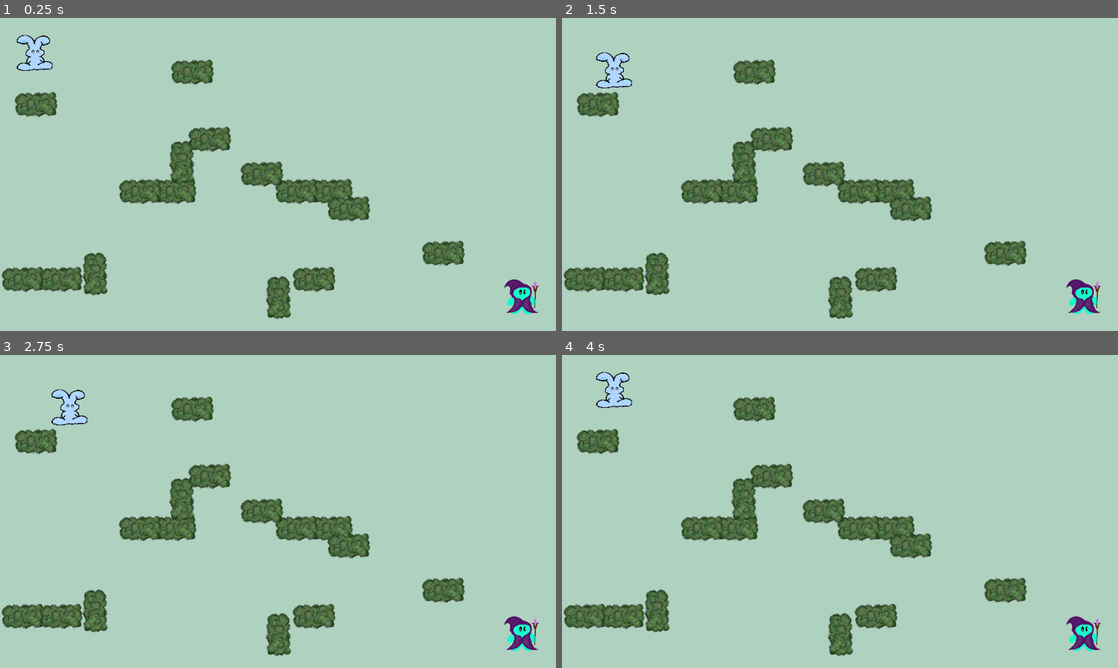
Above: before the commit, frames 1-4 (two rows, left to right).
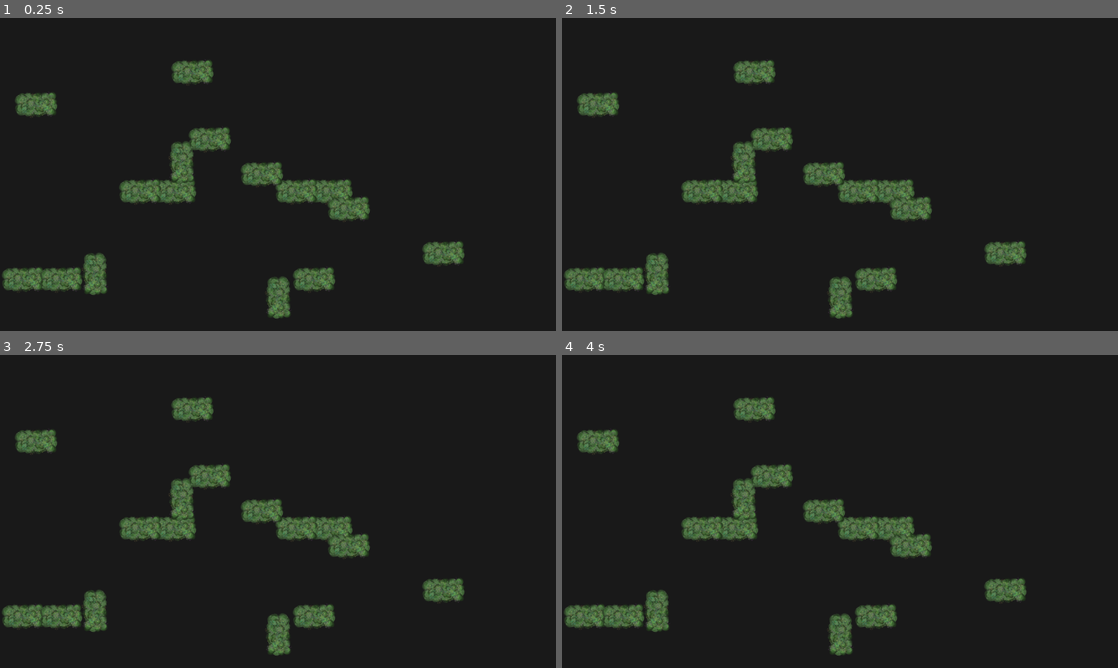
Above: after the commit, the same moments.

Repository: Robb-Fr/orbital-game-jam-6
Game: Godot game, scene res://scenes/main.tscn
Same seed, same stepped clock (60 frames per second), same inputs: the game is played once before the commit and once after it.
Inputs:
- Up to frame 1 (0.25 s): no input
- Up to frame 2 (1.5 s): tap Enter at 0.5 s; hold D (left_move_right) 0.53-1.28 s; tap Space at 1.25 s; hold S (left_move_down) from 1.28 s (still down)
- Up to frame 3 (2.75 s): tap Enter at 2 s; release S (left_move_down) at 2.03 s; hold D (left_move_right) from 2.03 s (still down)
- Up to frame 4 (4 s): tap Space at 2.75 s; release D (left_move_right) at 2.78 s; hold W (left_move_up) 2.78-3.53 s; tap Enter at 3.5 s; hold A (left_move_left) from 3.53 s (still down)

The runs differ from the first frame. In frame 1, 93% of the frame differs, in the area x 0-100%, y 0-100%; in frame 2, 93%; in frame 3, 93%; in frame 4, 93%.

Commit message:
updates scene behaviour

Diff:
--- a/scenes/hero.gd
+++ b/scenes/hero.gd
@@ -1,12 +1,18 @@
 extends Player
 class_name Hero
+
+func _ready():
+	super._ready()
+	$AnimatedSprite2D.play("hero")
 
 func get_input() -> Vector2:
 	var velocity = Vector2.ZERO # The player's movement vector.
 	if Input.is_action_just_pressed("left_move_right"):
 		velocity.x += 1
+		$AnimatedSprite2D.flip_h = false
 	if Input.is_action_just_pressed("left_move_left"):
 		velocity.x -= 1
+		$AnimatedSprite2D.flip_h = true
 	if Input.is_action_just_pressed("left_move_down"):
 		velocity.y += 1
 	if Input.is_action_just_pressed("left_move_up"):
--- a/scenes/main.gd
+++ b/scenes/main.gd
@@ -3,10 +3,10 @@
 
 # Called when the node enters the scene tree for the first time.
 func _ready():
-	#$DarkTimer.start()
-	#$Hero.visible = false
-	#$Wizard.visible = false
-	#$Clouds.visible = true
+	$DarkTimer.start()
+	$Hero.visible = false
+	$Wizard.visible = false
+	$Clouds.visible = true
 	pass
 
 # Called every frame. 'delta' is the elapsed time since the previous frame.
@@ -18,6 +18,8 @@
 	$Clouds.visible = true
 	$Hero.visible = false
 	$Wizard.visible = false
+	$Hero.can_move = true
+	$Wizard.can_move = true
 	$DarkTimer.start()
 	print("flash timer timeout")
 
@@ -26,5 +28,10 @@
 	$Clouds.visible = false
 	$Hero.visible = true
 	$Wizard.visible = true
-	$FlashTimer.start()
+	$Hero.can_move = false
+	$Wizard.can_move = false
+	if $Hero.dead or $Wizard.dead:
+		print("finished")
+	else:
+		$FlashTimer.start()
 	print("dark timer timeout")
--- a/scenes/main.tscn
+++ b/scenes/main.tscn
@@ -1,36 +1,12 @@
-[gd_scene load_steps=12 format=3 uid="uid://s1oq8ubwvqrs"]
+[gd_scene load_steps=8 format=3 uid="uid://s1oq8ubwvqrs"]
 
 [ext_resource type="PackedScene" uid="uid://c5e6ve0xy1frm" path="res://scenes/wall.tscn" id="1_juajr"]
 [ext_resource type="Script" path="res://scenes/main.gd" id="1_vclpo"]
 [ext_resource type="PackedScene" uid="uid://onl7ofsree7u" path="res://scenes/player.tscn" id="2_47bs6"]
 [ext_resource type="Script" path="res://scenes/hero.gd" id="3_vucas"]
 [ext_resource type="Script" path="res://scenes/wizard.gd" id="4_f7c6c"]
-[ext_resource type="Texture2D" uid="uid://c6km0huxahmm7" path="res://art/bunny_1.png" id="4_rp72q"]
-[ext_resource type="Texture2D" uid="uid://b8yj3e7ic4135" path="res://art/wizard_1.png" id="5_vq5od"]
 [ext_resource type="Script" path="res://sound/music.gd" id="7_a3q6i"]
 [ext_resource type="Script" path="res://sound/sounds.gd" id="8_ad3sk"]
-
-[sub_resource type="SpriteFrames" id="SpriteFrames_lwcgw"]
-animations = [{
-"frames": [{
-"duration": 1.0,
-"texture": ExtResource("4_rp72q")
-}],
-"loop": true,
-"name": &"default",
-"speed": 5.0
-}]
-
-[sub_resource type="SpriteFrames" id="SpriteFrames_mrmn1"]
-animations = [{
-"frames": [{
-"duration": 1.0,
-"texture": ExtResource("5_vq5od")
-}],
-"loop": true,
-"name": &"default",
-"speed": 5.0
-}]
 
 [node name="Main" type="Node2D"]
 script = ExtResource("1_vclpo")
@@ -131,22 +107,11 @@
 script = ExtResource("3_vucas")
 metadata/_edit_group_ = true
 
-[node name="HeroSprite" type="AnimatedSprite2D" parent="Hero"]
-position = Vector2(2, -2)
-scale = Vector2(1.4, 1.2)
-sprite_frames = SubResource("SpriteFrames_lwcgw")
-
 [node name="Wizard" parent="." instance=ExtResource("2_47bs6")]
 position = Vector2(1080, 576)
 script = ExtResource("4_f7c6c")
 metadata/_edit_group_ = true
 
-[node name="WizardSprite" type="AnimatedSprite2D" parent="Wizard"]
-position = Vector2(0, -6)
-scale = Vector2(1, 1.2)
-sprite_frames = SubResource("SpriteFrames_mrmn1")
-frame_progress = 0.734514
-
 [connection signal="timeout" from="FlashTimer" to="." method="_on_flash_timer_timeout"]
 [connection signal="timeout" from="DarkTimer" to="." method="_on_dark_timer_timeout"]
 [connection signal="hit_other" from="Hero" to="SoundsFX" method="_on_hero_hit_other"]
--- a/scenes/player.gd
+++ b/scenes/player.gd
@@ -5,7 +5,9 @@
 @export var speed = 300
 var prev_pos: Vector2
 var moving: bool
+var can_move: bool = true
 var target: Vector2
+var dead: bool = false
 signal hit_other
 
 func get_input() -> Vector2:
@@ -17,10 +19,10 @@
 	target = position
 
 func _process(delta):
-	if not moving:
+	if not moving and not dead and can_move:
 		var direction = get_input()
 		if direction.x != 0 and direction.y != 0:
-				direction.y = 0
+			direction.y = 0
 
 		if direction != Vector2.ZERO:
 			prev_pos = position
@@ -39,6 +41,8 @@
 	if area is Player:
 		hit_other.emit()
 		print("hit other")
+		# prevent moving again
+		dead = true
 	elif area is Wall:
 		var wall: Wall = area
 		if not wall.is_burnt or self is Wizard:
--- a/scenes/player.tscn
+++ b/scenes/player.tscn
@@ -1,34 +1,26 @@
-[gd_scene load_steps=8 format=3 uid="uid://onl7ofsree7u"]
+[gd_scene load_steps=6 format=3 uid="uid://onl7ofsree7u"]
 
 [ext_resource type="Script" path="res://scenes/player.gd" id="1_tnbpa"]
-[ext_resource type="Texture2D" uid="uid://d3wp0ssyu1tt7" path="res://art/playerGrey_up1.png" id="2_3hn2q"]
-[ext_resource type="Texture2D" uid="uid://dresjxp1l3fhk" path="res://art/playerGrey_up2.png" id="3_sj4jy"]
-[ext_resource type="Texture2D" uid="uid://jqpijrr5dc68" path="res://art/playerGrey_walk1.png" id="4_pk307"]
-[ext_resource type="Texture2D" uid="uid://bsi677wbnwrs6" path="res://art/playerGrey_walk2.png" id="5_redow"]
+[ext_resource type="Texture2D" uid="uid://c6km0huxahmm7" path="res://art/bunny_1.png" id="2_1gn8i"]
+[ext_resource type="Texture2D" uid="uid://b8yj3e7ic4135" path="res://art/wizard_1.png" id="3_u2y64"]
 
 [sub_resource type="SpriteFrames" id="SpriteFrames_8vxwe"]
 animations = [{
 "frames": [{
 "duration": 1.0,
-"texture": ExtResource("2_3hn2q")
-}, {
-"duration": 1.0,
-"texture": ExtResource("3_sj4jy")
+"texture": ExtResource("2_1gn8i")
 }],
 "loop": true,
-"name": &"up",
-"speed": 7.0
+"name": &"hero",
+"speed": 5.0
 }, {
 "frames": [{
 "duration": 1.0,
-"texture": ExtResource("4_pk307")
-}, {
-"duration": 1.0,
-"texture": ExtResource("5_redow")
+"texture": ExtResource("3_u2y64")
 }],
 "loop": true,
-"name": &"walk",
-"speed": 5.0
+"name": &"wizard",
+"speed": 7.0
 }]
 
 [sub_resource type="RectangleShape2D" id="RectangleShape2D_unenh"]
@@ -38,11 +30,10 @@
 script = ExtResource("1_tnbpa")
 
 [node name="AnimatedSprite2D" type="AnimatedSprite2D" parent="."]
-visible = false
-scale = Vector2(0.5, 0.5)
+position = Vector2(0, -7)
+scale = Vector2(0.999797, 1.21332)
 sprite_frames = SubResource("SpriteFrames_8vxwe")
-animation = &"up"
-frame_progress = 0.706572
+animation = &"hero"
 
 [node name="CollisionShape2D" type="CollisionShape2D" parent="."]
 shape = SubResource("RectangleShape2D_unenh")
--- a/scenes/wizard.gd
+++ b/scenes/wizard.gd
@@ -1,12 +1,18 @@
 extends Player
 class_name Wizard
+
+func _ready():
+	super._ready()
+	$AnimatedSprite2D.play("wizard")
 
 func get_input() -> Vector2:
 	var velocity = Vector2.ZERO # The player's movement vector.
 	if Input.is_action_just_pressed("right_move_right"):
 		velocity.x += 1
+		$AnimatedSprite2D.flip_h = false
 	if Input.is_action_just_pressed("right_move_left"):
 		velocity.x -= 1
+		$AnimatedSprite2D.flip_h = true
 	if Input.is_action_just_pressed("right_move_down"):
 		velocity.y += 1
 	if Input.is_action_just_pressed("right_move_up"):
